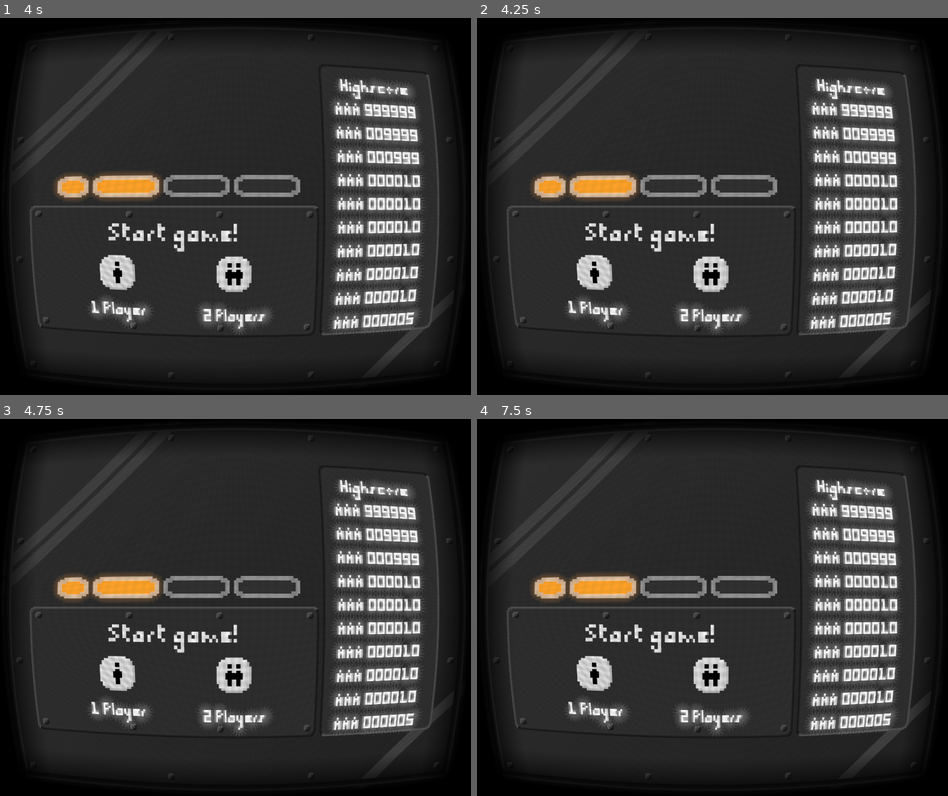
Above: before the commit, frames 1-4 (two rows, left to right).
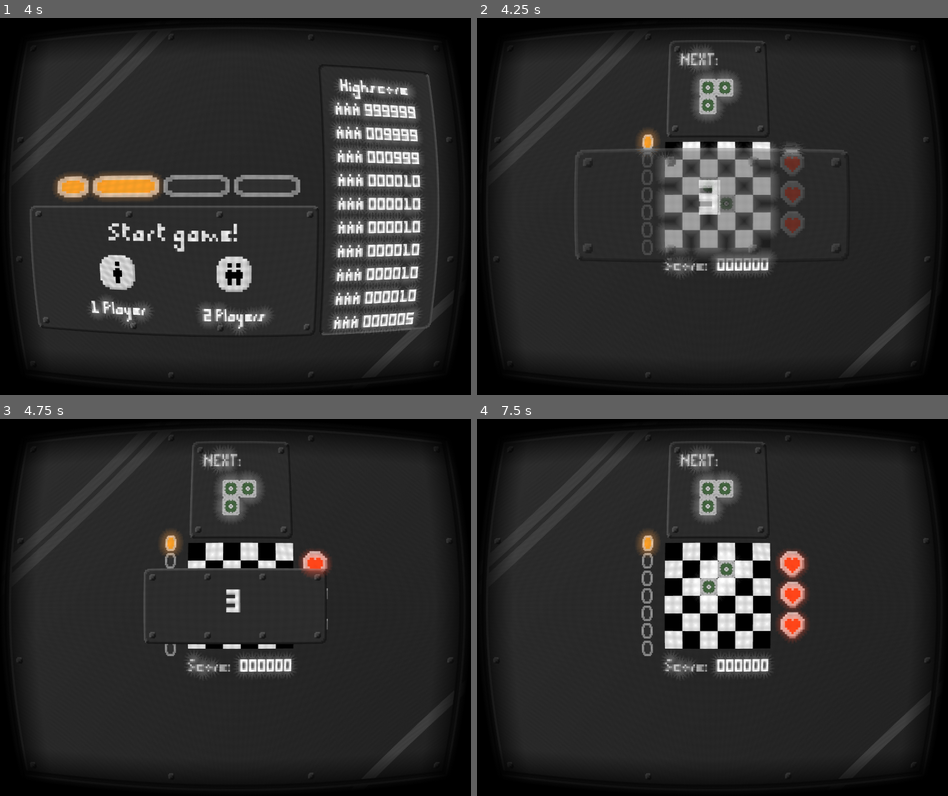
Above: after the commit, the same moments.

Repository: Mathiouza/ArcadeRhythm
Game: Godot game, scene res://Scenes/Application.tscn
Two runs of this game, one before a commit and one after it. Both use one fixed random seed, a clock stepped at 60 frames per second and the inputs below. The project has no main scene, so this scene is started directly. Sound files missing from this copy of the repository are replaced by a short silence.
Inputs:
- Up to frame 1 (4 s): tap R (0red1) at 0.6, 1.55, 2.1, 3.05, 3.6 s; tap F (0red2) at 0.8, 1.35, 2.3, 2.85, 3.8 s; tap Enter at 1.25, 2.75 s; tap Space at 2, 3.5 s
- Up to frame 2 (4.25 s): tap F1 (0player) at 4.15 s
- Up to frame 3 (4.75 s): tap F (0red2) at 4.35 s; tap R (0red1) at 4.55 s
- Up to frame 4 (7.5 s): tap F2 (1player) at 4.9 s; tap Enter at 5 s; tap R (0red1) at 5.1, 6.05, 6.6 s; tap F (0red2) at 5.3, 5.85, 6.8, 7.35 s

Frame 1 is identical in both runs. In frame 2, 24% of the frame differs, in the area x 6-94%, y 5-85%; in frame 3, 21%; in frame 4, 25%.

Commit message:
We can now launch the game from the titlescreen

Diff:
--- a/Scenes/Application.tscn
+++ b/Scenes/Application.tscn
@@ -1,7 +1,9 @@
-[gd_scene load_steps=4 format=2]
+[gd_scene load_steps=6 format=2]
 
 [ext_resource path="res://Scenes/Titlescreen.tscn" type="PackedScene" id=1]
 [ext_resource path="res://Assets/Shaders/OldTV.gdshader" type="Shader" id=2]
+[ext_resource path="res://Scenes/Game.tscn" type="PackedScene" id=3]
+[ext_resource path="res://Scripts/Application.gd" type="Script" id=4]
 
 [sub_resource type="ShaderMaterial" id=6]
 shader = ExtResource( 2 )
@@ -25,7 +27,13 @@
 usage = 0
 render_target_update_mode = 3
 
-[node name="Container" type="Node2D" parent="ViewportContainer/Viewport"]
+[node name="GameContainer" type="Node2D" parent="ViewportContainer/Viewport"]
 scale = Vector2( 3, 3 )
+script = ExtResource( 4 )
 
-[node name="Titlescreen" parent="ViewportContainer/Viewport/Container" instance=ExtResource( 1 )]
+[node name="Titlescreen" parent="ViewportContainer/Viewport/GameContainer" instance=ExtResource( 1 )]
+
+[node name="Game" parent="ViewportContainer/Viewport/GameContainer" instance=ExtResource( 3 )]
+visible = false
+
+[connection signal="start_game" from="ViewportContainer/Viewport/GameContainer/Titlescreen" to="ViewportContainer/Viewport/GameContainer" method="_on_Titlescreen_start_game"]
--- a/Scenes/Game.tscn
+++ b/Scenes/Game.tscn
@@ -8,6 +8,7 @@
 [ext_resource path="res://Assets/Sounds/maintheme200.ogg" type="AudioStream" id=6]
 [ext_resource path="res://Scenes/Terrain.tscn" type="PackedScene" id=7]
 [ext_resource path="res://Assets/Sprites/Background.png" type="Texture" id=8]
+[ext_resource path="res://Scenes/Message.tscn" type="PackedScene" id=9]
 
 [node name="Game" type="Node2D"]
 script = ExtResource( 1 )
@@ -18,7 +19,6 @@
 
 [node name="a100" type="AudioStreamPlayer" parent="."]
 stream = ExtResource( 4 )
-autoplay = true
 
 [node name="a125" type="AudioStreamPlayer" parent="."]
 stream = ExtResource( 2 )
@@ -39,3 +39,9 @@
 visible = false
 position = Vector2( 258, 112 )
 controller = 1
+
+[node name="Message" parent="." instance=ExtResource( 9 )]
+position = Vector2( 213, 169 )
+text = "3"
+
+[node name="Tween" type="Tween" parent="."]
--- /dev/null
+++ b/Scripts/Application.gd
@@ -0,0 +1,10 @@
+extends Node2D
+
+
+
+func _on_Titlescreen_start_game(two_players):
+	$Titlescreen.hide()
+	$Game.two_players = two_players
+	$Game.reset()
+	$Game.show()
+	$Game.preparation()
--- a/Scripts/Game.gd
+++ b/Scripts/Game.gd
@@ -19,18 +19,14 @@
 
 export var two_players = false setget set_two_players
 
+var playing = false
+
 func _ready():
 	set_two_players(two_players)
 
 func _process(delta):
-	if !Engine.editor_hint:
+	if !Engine.editor_hint && playing:
 		var prec_speed = speed
-
-		if Input.is_action_just_pressed("0red1"):
-			speed = min(speed + 1, 4)
-
-		if Input.is_action_just_pressed("0red2"):
-			speed = max(speed - 1, 0)
 
 		if prec_speed != speed:
 			change_tempo(prec_speed, speed)
@@ -38,13 +34,33 @@
 		var new_audio_position = audio_players[speed].get_playback_position() + AudioServer.get_time_since_last_mix() - AudioServer.get_output_latency()
 
 		if new_audio_position < audio_position - 10:
-			audio_position -= $AudioStreamPlayer.stream.get_length()
+			audio_position -= audio_players[speed].stream.get_length()
 
 		var time_check = 60.0 / bpms[speed]
 		if (new_audio_position - audio_position) >= time_check:
 			$Terrain1.pulsate()
 			$Terrain2.pulsate()
 			audio_position += time_check
+
+func preparation():
+	$Tween.interpolate_callback($Message, 0, "start_animation", "3")
+	$Tween.interpolate_callback($Message, 1, "start_animation", "2")
+	$Tween.interpolate_callback($Message, 2, "start_animation", "1")
+	$Tween.interpolate_callback(self, 3, "play")
+	$Tween.start()
+
+func reset():
+	audio_position = 0
+	speed = 0
+	$Terrain1.reset()
+	$Terrain2.reset()
+
+func play():
+	audio_players[speed].play()
+	$Terrain1.play()
+	if two_players:
+		$Terrain2.play()
+	playing = true
 
 func change_tempo(prec_speed, new_speed):
 	var pos = audio_players[prec_speed].get_playback_position()
--- a/Scripts/Message.gd
+++ b/Scripts/Message.gd
@@ -13,6 +13,8 @@
 
 func start_animation(text):
 	set_text(text)
+	$Tween.stop_all()
+	$Tween2.stop_all()
 	$Tween.interpolate_property(self, "scale", Vector2(2, 2), Vector2(1, 1), .4, Tween.TRANS_BACK, Tween.EASE_OUT)
 	$Tween2.interpolate_property(self, "modulate", Color(1, 1, 1, 0), Color(1, 1, 1, 1), .2, Tween.TRANS_QUART, Tween.EASE_OUT)
 	$Tween.interpolate_callback(self, 1, "end_animation")
--- a/Scripts/Terrain.gd
+++ b/Scripts/Terrain.gd
@@ -69,7 +69,7 @@
 
 var square_positions: PoolVector2Array = []
 
-var active = true
+var active = false
 
 func _ready():
 	if !Engine.editor_hint:
@@ -116,6 +116,30 @@
 				update_display_beat()
 			else:
 				current_piece.wrong_placement_animation()
+
+func reset():
+	actual_level = 1
+	forced_level = 1
+	current_beat = 0
+	number_of_beats = 6
+	if current_piece != null:
+		current_piece.queue_free()
+	current_piece = null
+	if next_piece != null:
+		next_piece.queue_free()
+	next_piece = null
+	for i in squares:
+		i.queue_free()
+	squares = []
+	square_positions = []
+	$LevelsContainer.current_beat = current_beat + 1
+	place()
+	set_score(0)
+	$HeartsContainer.lives = 3
+	$LevelsContainer.level = actual_level
+
+func play():
+	active = true
 
 func place():
 	if current_piece != null:
--- a/Scripts/Titlescreen.gd
+++ b/Scripts/Titlescreen.gd
@@ -1,22 +1,37 @@
 extends Sprite
+
+signal start_game(two_players)
 
 var audio_position = 0.0
 var beats = 0
 
+var focused = true
+
 func _process(delta):
-	if Input.is_action_just_pressed("0player"):
-		print("1 player")
+	if $AudioStreamPlayer.playing:
+		if Input.is_action_just_pressed("0player"):
+			start(false)
 
-	if Input.is_action_just_pressed("1player"):
-		print("2 players")
+		if Input.is_action_just_pressed("1player"):
+			start(true)
 
-	var new_audio_position = $AudioStreamPlayer.get_playback_position() + AudioServer.get_time_since_last_mix() - AudioServer.get_output_latency()
+		var new_audio_position = $AudioStreamPlayer.get_playback_position() + AudioServer.get_time_since_last_mix() - AudioServer.get_output_latency()
 
-	if new_audio_position < audio_position - 10:
-		audio_position -= $AudioStreamPlayer.stream.get_length()
+		if new_audio_position < audio_position - 10:
+			audio_position -= $AudioStreamPlayer.stream.get_length()
 
-	var time_check = 60.0 / 150.0
-	if (new_audio_position - audio_position) >= time_check:
-		beats = (beats + 1) % $Level1.get_number_of_beats()
-		$Level1.set_current_beat(beats + 1)
-		audio_position += time_check
+		var time_check = 60.0 / 150.0
+		if (new_audio_position - audio_position) >= time_check:
+			beats = (beats + 1) % $Level1.get_number_of_beats()
+			$Level1.set_current_beat(beats + 1)
+			audio_position += time_check
+
+func start(two_players: bool):
+	$AudioStreamPlayer.stop()
+	emit_signal("start_game", two_players)
+
+func resume():
+	audio_position = 0
+	beats = 0
+	$Level1.set_current_beat(beats + 1)
+	$AudioStreamPlayer.play()
Not shown: 1 places in Scenes/Game.tscn that only renumber resources
